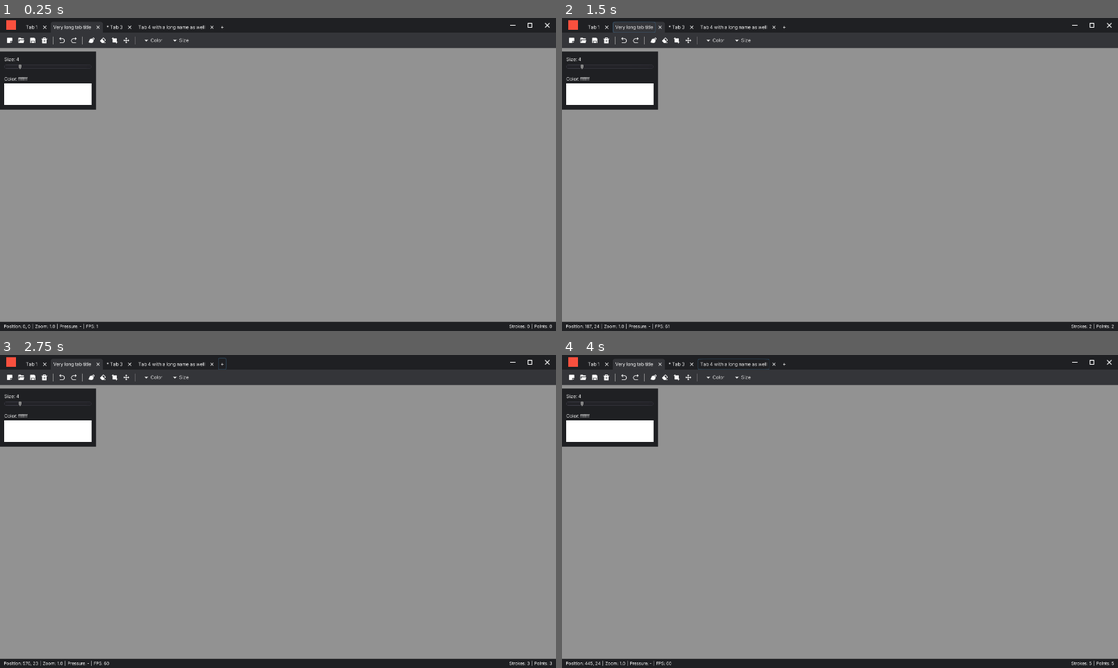
Above: before the commit, frames 1-4 (two rows, left to right).
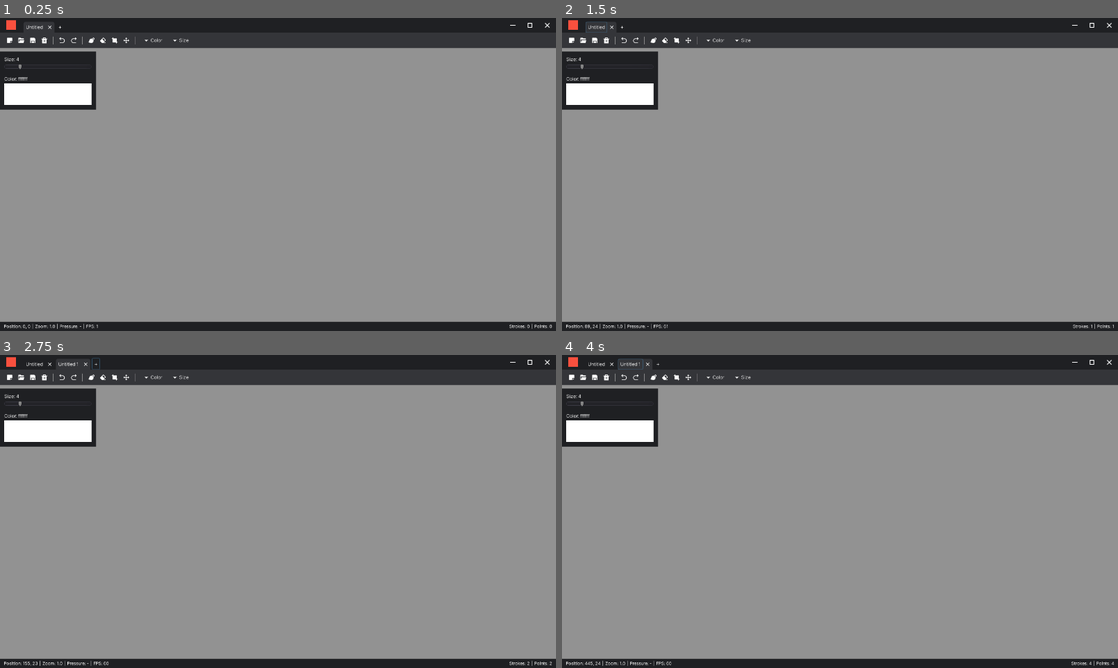
Above: after the commit, the same moments.

Repository: Epsilon0xCell/Lorien
Game: Godot game, scene res://Main.tscn
Two runs of this game, one before a commit and one after it. Both use one fixed random seed, a clock stepped at 60 frames per second and the inputs below.
Inputs (mouse positions are in pixels of both pictures, inside the frame that each line leads up to):
- Up to frame 1 (0.25 s): no input
- Up to frame 2 (1.5 s): click "Tab 1" (after the commit: "Untitled") at 0.5 s; click "Very long tab title" (after the commit: "Untitled") at 1.25 s
- Up to frame 3 (2.75 s): click "+" at 2 s
- Up to frame 4 (4 s): click (628, 364) at 2.75 s, where only the run after the commit has a clickable "Untitled 1"; click (734, 364) at 3.5 s, where only the run before the commit has a clickable "Tab 4 with a long name as well"

The runs differ from the first frame. In frame 1, 0.2% of the frame differs, in the area x 4-41%, y 2-4%; in frame 2, 0.5%, in the area x 4-100%, y 1-100%; in frame 3, 0.3%; in frame 4, 0.3%.

Commit message:
UI part of tabs system mostly functional

Diff:
--- a/jabol/UI/TabSystem/UITab.gd
+++ b/jabol/UI/TabSystem/UITab.gd
@@ -1,28 +1,39 @@
 extends PanelContainer
+class_name UITab
 
 # -------------------------------------------------------------------------------------------------
 const STYLE_ACTIVE = preload("res://UI/Themes/style_tab_active_dark.tres")
 const STYLE_INACTIVE = preload("res://UI/Themes/style_tab_inactive_dark.tres")
 
 # -------------------------------------------------------------------------------------------------
+signal selected
+signal close_requested
+
+# -------------------------------------------------------------------------------------------------
 onready var _filename_button: Button = $HBoxContainer/FilenameButton
 onready var _close_button: TextureButton = $HBoxContainer/CloseButton
 
-var _is_active := false
+var is_active := false
+var title := "Untitled"
+var filepath := ""
 
 # -------------------------------------------------------------------------------------------------
 func _ready():
 	set_active(false)
-
-# -------------------------------------------------------------------------------------------------
-func set_title(title: String) -> void:
 	_filename_button.text = title
 
 # -------------------------------------------------------------------------------------------------
+func _on_FilenameButton_pressed():
+	emit_signal("selected", self)
+
+# -------------------------------------------------------------------------------------------------
+func _on_CloseButton_pressed():
+	emit_signal("close_requested", self)
+
+# -------------------------------------------------------------------------------------------------
 func set_active(active: bool) -> void:
-	_is_active = active
-
+	is_active = active
 	var new_style = STYLE_INACTIVE
-	if _is_active:
+	if is_active:
 		new_style = STYLE_ACTIVE
 	set("custom_styles/panel", new_style)
--- a/jabol/UI/TabSystem/UITab.tscn
+++ b/jabol/UI/TabSystem/UITab.tscn
@@ -10,7 +10,7 @@
 HBoxContainer/constants/separation = 4
 
 [node name="UITab" type="PanelContainer"]
-margin_right = 208.0
+margin_right = 80.0
 margin_bottom = 28.0
 rect_min_size = Vector2( 0, 28 )
 size_flags_horizontal = 3
@@ -23,7 +23,7 @@
 }
 
 [node name="HBoxContainer" type="HBoxContainer" parent="."]
-margin_right = 208.0
+margin_right = 80.0
 margin_bottom = 28.0
 size_flags_horizontal = 3
 size_flags_vertical = 3
@@ -35,16 +35,16 @@
 }
 
 [node name="FilenameButton" type="Button" parent="HBoxContainer"]
-margin_right = 184.0
+margin_right = 56.0
 margin_bottom = 28.0
 size_flags_horizontal = 3
 size_flags_vertical = 3
-text = "very long fme...lolasdasdsadad"
+text = "Untitled"
 flat = true
 
 [node name="CloseButton" type="TextureButton" parent="HBoxContainer"]
-margin_left = 184.0
-margin_right = 208.0
+margin_left = 56.0
+margin_right = 80.0
 margin_bottom = 28.0
 rect_min_size = Vector2( 24, 0 )
 size_flags_horizontal = 3
@@ -53,3 +53,6 @@
 texture_normal = ExtResource( 4 )
 expand = true
 stretch_mode = 3
+
+[connection signal="pressed" from="HBoxContainer/FilenameButton" to="." method="_on_FilenameButton_pressed"]
+[connection signal="pressed" from="HBoxContainer/CloseButton" to="." method="_on_CloseButton_pressed"]
--- a/jabol/UI/UITitlebar.gd
+++ b/jabol/UI/UITitlebar.gd
@@ -1,25 +1,28 @@
 extends Panel
 class_name UITitlebar
+
+# -------------------------------------------------------------------------------------------------
+const UI_TAB = preload("res://UI/TabSystem/UITab.tscn")
 
 # -------------------------------------------------------------------------------------------------
 signal close_requested
 signal window_maximized
 signal window_demaximized
 signal window_minimized
+signal file_tab_selected
+signal file_tab_close_requested
 
 # -------------------------------------------------------------------------------------------------
-
+onready var _file_tabs: HBoxContainer = $Left/Tabs
 var _mouse_pressed := false
 var _mouse_draging := false
 var _drag_offset: Vector2
+var _active_file_tab: UITab
 
 # -------------------------------------------------------------------------------------------------
 func _ready() -> void:
-	$Left/Tabs.get_child(0).set_title("Tab 1")
-	$Left/Tabs.get_child(1).set_active(true)
-	$Left/Tabs.get_child(1).set_title("Very long tab title")
-	$Left/Tabs.get_child(2).set_title("* Tab 3")
-	$Left/Tabs.get_child(3).set_title("Tab 4 with a long name as well")
+	var tab := add_tab("Untitled", "")
+	set_tab_active(tab)
 
 # -------------------------------------------------------------------------------------------------
 func _process(delta: float) -> void:
@@ -31,6 +34,43 @@
 			var mouse_pos := get_tree().root.get_viewport().get_mouse_position()
 			var win_pos :=  OS.window_position
 			OS.window_position = mouse_pos + win_pos + _drag_offset
+
+# -------------------------------------------------------------------------------------------------
+func add_tab(name: String, filepath: String) -> UITab:
+	var tab: UITab = UI_TAB.instance()
+	tab.connect("close_requested", self, "_on_tab_close_requested")
+	tab.connect("selected", self, "_on_tab_selected")
+	tab.title = name
+	tab.filepath = filepath
+	_file_tabs.add_child(tab)
+	return tab
+
+# ------------------------------------------------------------------------------------------------
+func remove_tab(tab: UITab) -> void:
+	_file_tabs.remove_child(tab)
+
+# ------------------------------------------------------------------------------------------------
+func set_tab_active(tab: UITab) -> void:
+	_active_file_tab = tab
+	for c in _file_tabs.get_children():
+		c.set_active(false)
+	tab.set_active(true)
+
+# -------------------------------------------------------------------------------------------------
+func _on_tab_close_requested(tab: UITab) -> void:
+	remove_tab(tab) # TODO; dont do this here. this should be handled in Main.gd or somewehre with business logic
+	emit_signal("file_tab_close_requested", tab)
+
+# -------------------------------------------------------------------------------------------------
+func _on_tab_selected(tab: UITab) -> void:
+	set_tab_active(tab)  # TODO; dont do this here. this should be handled in Main.gd or somewehre with business logic
+	emit_signal("file_tab_selected", tab)
+
+# -------------------------------------------------------------------------------------------------
+func _on_NewFileButton_pressed():
+	 # TODO; dont do this here. this should be handled in Main.gd or somewehre with business logic
+	var tab := add_tab("Untitled %s" % _file_tabs.get_child_count(), "")
+	set_tab_active(tab)
 
 # -------------------------------------------------------------------------------------------------
 func _on_CloseButton_pressed():
--- a/jabol/UI/UITitlebar.tscn
+++ b/jabol/UI/UITitlebar.tscn
@@ -1,8 +1,7 @@
-[gd_scene load_steps=7 format=2]
+[gd_scene load_steps=6 format=2]
 
 [ext_resource path="res://UI/Themes/theme_dark.tres" type="Theme" id=1]
 [ext_resource path="res://UI/UITitlebar.gd" type="Script" id=2]
-[ext_resource path="res://UI/TabSystem/UITab.tscn" type="PackedScene" id=3]
 [ext_resource path="res://Assets/Icons/window_close_white.png" type="Texture" id=4]
 [ext_resource path="res://Assets/Icons/window_maximize_white.png" type="Texture" id=5]
 [ext_resource path="res://Assets/Icons/window_minimize_white.png" type="Texture" id=6]
@@ -52,35 +51,17 @@
 
 [node name="Tabs" type="HBoxContainer" parent="Left"]
 margin_left = 61.0
-margin_right = 905.0
+margin_right = 111.0
 margin_bottom = 38.0
-
-[node name="UITab" parent="Left/Tabs" instance=ExtResource( 3 )]
-margin_top = 10.0
-margin_bottom = 38.0
-
-[node name="UITab2" parent="Left/Tabs" instance=ExtResource( 3 )]
-margin_left = 212.0
-margin_top = 10.0
-margin_right = 420.0
-margin_bottom = 38.0
-
-[node name="UITab3" parent="Left/Tabs" instance=ExtResource( 3 )]
-margin_left = 424.0
-margin_top = 10.0
-margin_right = 632.0
-margin_bottom = 38.0
-
-[node name="UITab4" parent="Left/Tabs" instance=ExtResource( 3 )]
-margin_left = 636.0
-margin_top = 10.0
-margin_right = 844.0
-margin_bottom = 38.0
+rect_min_size = Vector2( 50, 38 )
+__meta__ = {
+"_edit_use_anchors_": false
+}
 
 [node name="NewFileButton" type="Button" parent="Left"]
-margin_left = 909.0
+margin_left = 115.0
 margin_top = 8.0
-margin_right = 930.0
+margin_right = 136.0
 margin_bottom = 38.0
 size_flags_vertical = 8
 text = "+"
@@ -129,6 +110,7 @@
 stretch_mode = 3
 
 [connection signal="gui_input" from="." to="." method="_on_UITitlebar_gui_input"]
+[connection signal="pressed" from="Left/NewFileButton" to="." method="_on_NewFileButton_pressed"]
 [connection signal="pressed" from="Right/MinimizeButton" to="." method="_on_MinimizeButton_pressed"]
 [connection signal="pressed" from="Right/MaximizeButton" to="." method="_on_MaximizeButton_pressed"]
 [connection signal="pressed" from="Right/CloseButton" to="." method="_on_CloseButton_pressed"]
--- a/jabol/project.godot
+++ b/jabol/project.godot
@@ -29,6 +29,11 @@
 "language": "GDScript",
 "path": "res://UI/UIStatusbar.gd"
 }, {
+"base": "PanelContainer",
+"class": "UITab",
+"language": "GDScript",
+"path": "res://UI/TabSystem/UITab.gd"
+}, {
 "base": "Panel",
 "class": "UITitlebar",
 "language": "GDScript",
@@ -49,6 +54,7 @@
 "Config": "",
 "InfiniteCanvas": "",
 "UIStatusbar": "",
+"UITab": "",
 "UITitlebar": "",
 "UIToolbar": "",
 "UITools": ""
